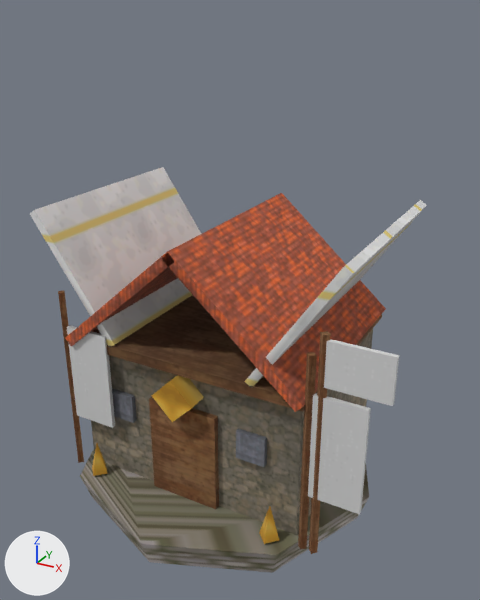
The glTF model assets/structures/barracks.glb: old version first, new version second.
Before and after are seen from a 50 mm camera at (2.92, -5.07, 4.6) aimed at (0.17, -0.07, 2.1). Every picture has the same lights, and +X, +Y and +Z are marked at lower left. The first picture is the older version. Vertices at exactly the same position are counted once.

Names of what the first picture shows: 'barracks', 'level2_barracks', 'spin_barracks'.
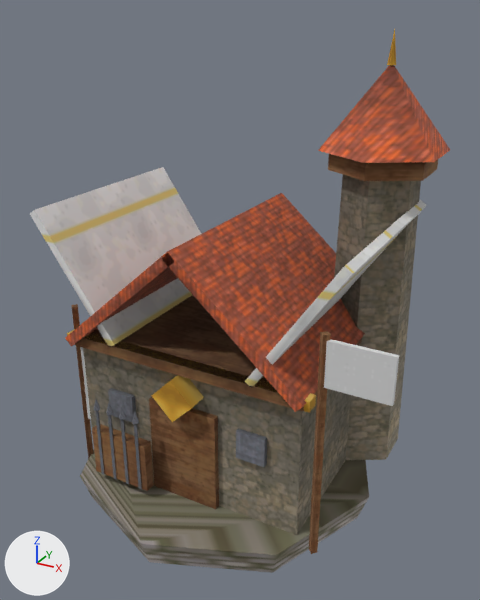
What differs and where, as boxes [x1, y1, x2, y2] in the pictures (480 x 600 px; the box of a moved part takes in the faces that stretch with it):
'level2_barracks', reshaped (22% wider, 78% taller)
    before: [58, 291, 371, 550]
    after: [67, 29, 450, 491]
part 1 of me_level2_barracks, added (brown)
    after: [334, 175, 421, 460]
part 2 of me_level2_barracks, added (brown)
    after: [328, 154, 438, 181]
part 3 of me_level2_barracks, added (brown)
    after: [92, 424, 154, 491]
part 4 of me_level2_barracks, moved or reshaped
    before: [58, 291, 84, 463]
    after: [71, 304, 94, 459]
part 5 of me_level2_barracks, added (brown)
    after: [318, 65, 450, 163]
part 6 of me_level2_barracks, moved or reshaped (not visible before)
    after: [387, 29, 396, 65]
part 7 of me_level2_barracks, added
    after: [67, 329, 316, 413]
part 8 of me_level2_barracks, moved or reshaped
    before: [92, 443, 107, 476]
    after: [94, 399, 100, 411]
part 9 of me_level2_barracks, moved or reshaped
    before: [259, 506, 279, 544]
    after: [106, 403, 113, 415]
part 10 of me_level2_barracks, moved or reshaped (not visible before)
    after: [119, 407, 126, 420]
part 11 of me_level2_barracks, added
    after: [132, 412, 139, 424]
part 12 of me_level2_barracks, added (mostly hidden)
    after: [80, 347, 91, 419]
part 13 of me_level2_barracks, deleted
    before: [67, 325, 115, 428]
part 14 of me_level2_barracks, deleted
    before: [308, 393, 371, 515]
part 15 of me_level2_barracks, deleted (brown)
    before: [298, 352, 317, 550]
part 16 of me_level2_barracks, added
    after: [95, 410, 142, 489]

The edits, one by one:
me_level2_barracks is used by ob_level2_barracks; location (0.0, 0.0, 0.0).
me_level2_barracks had 52 vertices, 72 faces and spanned x -1.29..1.74, y -1.05..1.05, z 0.3..2.2.
me_level2_barracks now has 112 vertices, 160 faces and spans x -1.29..1.67, y -1.09..1.45, z 0.2..4.45.
me_level2_barracks part 1: a new loose piece, a 6-sided cut cone along z (radius 0.42 at the low end, 0.36 at the high end) spanning x 0.79..1.51, y 0.43..1.27, z 0.3..3.3, in mat_brick.
me_level2_barracks part 2: a new loose piece, a 6-sided cylinder along z spanning x 0.72..1.58, y 0.35..1.35, z 3.25..3.45, in mat_wood.
me_level2_barracks part 3: a new loose piece, a box spanning x -0.91..-0.29, y -1.05..-0.95, z 0.4..0.9, in mat_wood.
me_level2_barracks part 4: the loose piece of 8 vertices spanning x -1.29..-1.21, y -0.94..-0.86, z 0.3..2.2 is scaled about its middle by (1, 1, 0.947), then moved by (0.0, 0.15, -0.15).
me_level2_barracks part 5: a new loose piece, a 6-sided cone pointing to +z spanning x 0.63..1.67, y 0.25..1.45, z 3.42..4.18, in mat_roof.
me_level2_barracks part 6: the loose piece of 5 vertices spanning x 0.85..1.05, y 0.85..1.05, z 0.32..0.68 is scaled about its middle by (0.4, 0.4, 0.857), then moved by (0.2, -0.1, 3.8).
me_level2_barracks part 7: a new loose piece, a box spanning x -1.25..1.25, y -0.89..-0.77, z 1.67..1.77, in mat_gold.
me_level2_barracks part 8: the loose piece of 5 vertices spanning x -1.05..-0.85, y -1.05..-0.85, z 0.32..0.68 is scaled about its middle by (0.4, 0.4, 0.343), then moved by (0.13, -0.1, 0.71), in mat_iron.
me_level2_barracks part 9: the loose piece of 5 vertices spanning x 0.85..1.05, y -1.05..-0.85, z 0.32..0.68 is scaled about its middle by (0.4, 0.4, 0.343), then moved by (-1.62, -0.1, 0.71), in mat_iron.
me_level2_barracks part 10: the loose piece of 5 vertices spanning x -1.05..-0.85, y 0.85..1.05, z 0.32..0.68 is scaled about its middle by (0.4, 0.4, 0.343), then moved by (0.43, -2.0, 0.71), in mat_iron.
me_level2_barracks part 11: the loose piece of 5 vertices spanning x -1.05..-0.85, y -1.05..-0.85, z 0.32..0.68 is copied, and the copy is scaled about its middle by (0.4, 0.4, 0.343), then moved by (0.58, -0.1, 0.71), in mat_iron; it spans x -0.41..-0.33, y -1.09..-1.01, z 1.15..1.27.
me_level2_barracks part 12: a new loose piece, a box spanning x -1.215..-0.765, y -0.77..-0.73, z 0.751..1.661, in mat_team_cloth.
me_level2_barracks part 13: the loose piece of 8 vertices spanning x -1.22..-0.76, y -0.92..-0.88, z 0.88..1.86 is deleted.
me_level2_barracks part 14: the loose piece of 8 vertices spanning x 1.28..1.74, y -0.92..-0.88, z 0.88..1.86 is deleted.
me_level2_barracks part 15: the loose piece of 8 vertices spanning x 1.21..1.29, y -0.94..-0.86, z 0.3..2.2 is deleted.
me_level2_barracks part 16: 24 vertices added at x -0.84..-0.35, y -1.06..-1.03, z 0.4..1.15.
me_level2_barracks gains material mat_brick.
me_level2_barracks gains material mat_roof.
me_level2_barracks gains material mat_iron.
